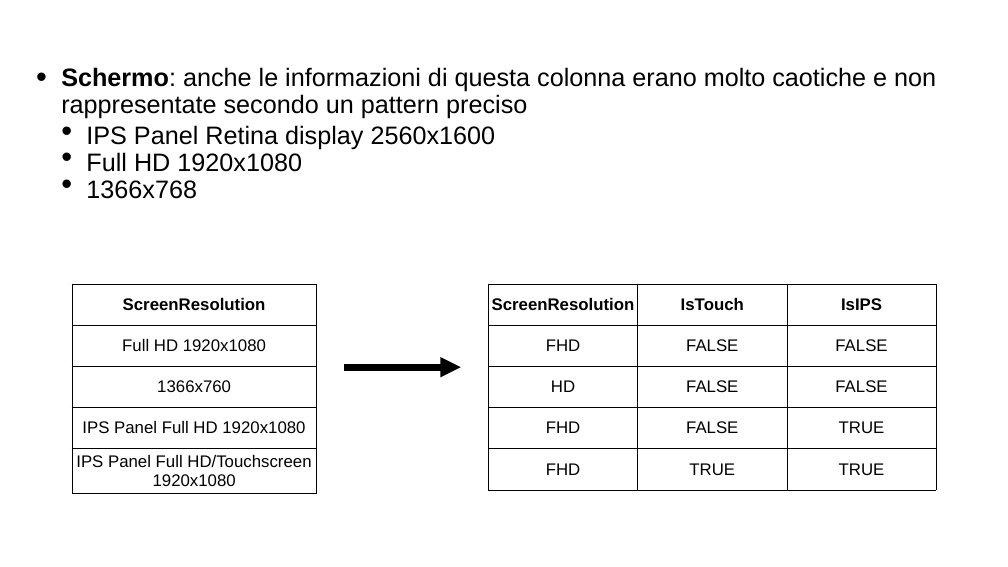
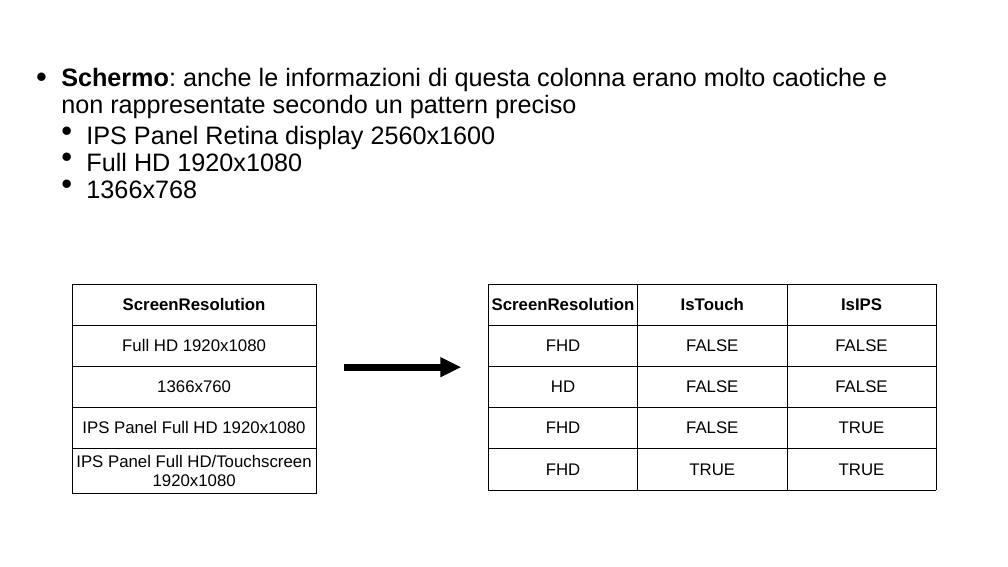
Before and after one commit to mik3sw/ML-project, a slide deck: slide 11 of Presentazione ML.pptx (slide 9 before the commit). Drawn at 1008x567 pixels with LibreOffice and Linux fonts; fonts in the diff are those of the drawing. Boxes give left, top, right and bottom in pixels: in the first picture for what was removed or moved away, otherwise in the second. Text is boxed around its words. In the diff, an @@ line names an element or a change of style, - is before the commit and + after.

```diff
--- a/Presentazione ML.pptx
+++ b/Presentazione ML.pptx
@@ text "Schermo: anche le informazioni di ..." rewrapped from (61, 67, 936, 199) to (61, 67, 887, 199) @@
```
Also in this commit, not shown: 2 other slides changed, 2 slides added, 3 other files.
